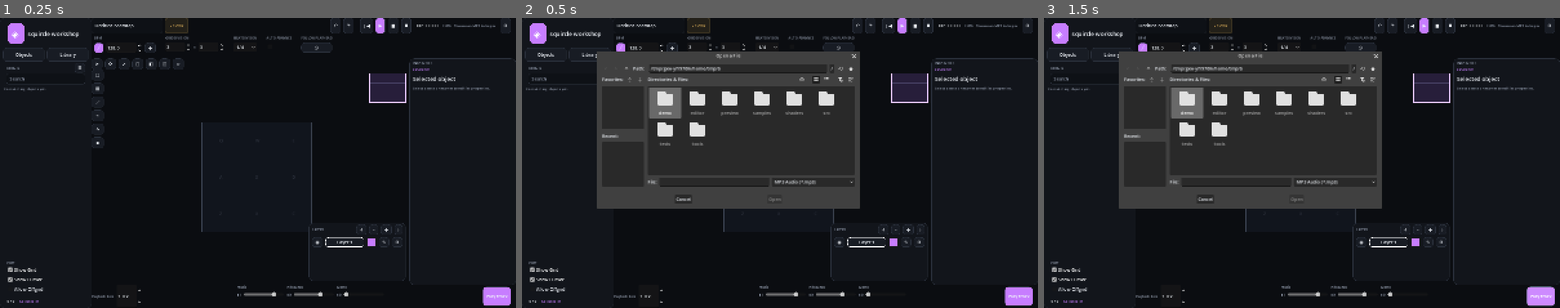
Above: before the commit, frames 1-3 (left to right).
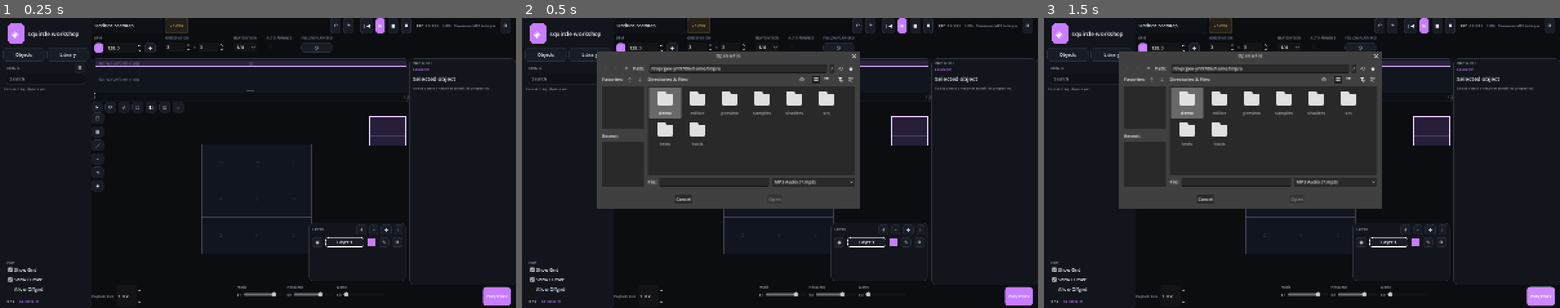
Above: after the commit, the same moments.

Repository: ev3ntHandler/squircle-workshop
Game: Godot game, scene res://editor/workshop.tscn
The game is run twice, just before and just after one commit, with the same random seed, the same clock (stepped at 60 frames per second) and the same inputs.
Inputs (mouse positions are in pixels of both pictures, inside the frame that each line leads up to):
- Up to frame 1 (0.25 s): no input
- Up to frame 2 (0.5 s): no input
- Up to frame 3 (1.5 s): click (1090, 78) at 0.52 s; type "12" at 0.6 s; click "Play track" at 1.25 s

The runs differ from the first frame. In frame 1, 3.3% of the frame differs, in the area x 17-80%, y 13-82%; in frame 2, 2.0%; in frame 3, 2.0%.
Error before the commit: Parse Error: Cannot infer the type of "target_beats" variable because the value doesn't have a set type. (res://editor/wave_select.gd:112)

Commit message:
Fix waveform drag snap type inference
Co-authored-by: arena-agent <297053741+arena-agent@users.noreply.github.com>

Diff:
--- a/godot_waveform/editor/wave_select.gd
+++ b/godot_waveform/editor/wave_select.gd
@@ -109,7 +109,7 @@
 				var tempo_points := _sorted_bpm_points()
 				var snap_beats := 4.0 / float(maxi(divisions_per_bar, 1))
 				var beat_count := _beat_count_at_time(raw_start * duration, tempo_points)
-				var target_beats := round(beat_count / snap_beats) * snap_beats
+				var target_beats: float = float(round(beat_count / snap_beats)) * snap_beats
 				raw_start = _time_at_beat(target_beats, tempo_points) / duration
 			var snapped_start := clampf(raw_start, 0.0, 1.0 - span)
 			if not is_equal_approx(waveform.view_start, snapped_start):
